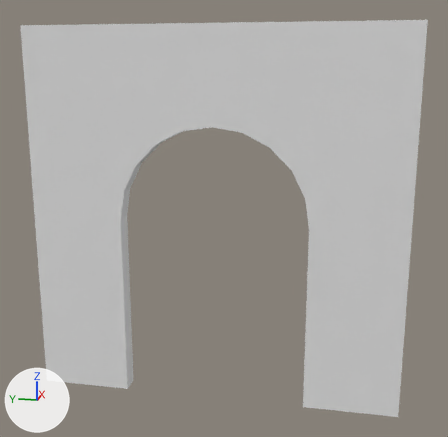
Before and after pictures for a commit that changed the Blender file Assets/Meshes/Church/Front Door 4x4x0_2.blend.
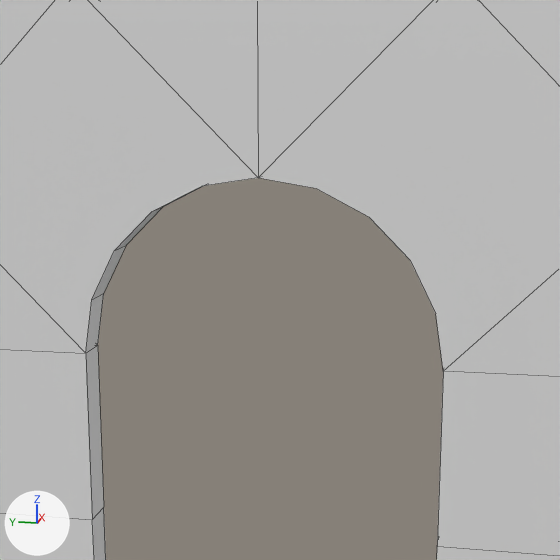
There are two pictures of each version: one whole from a camera (50 mm lens) standing at (-6.12, 0.65, 3.6) and looking at (0.13, 1.9, 2.03), one close up on the part from 17% to 83% of the width and 8% to 75% of the height. The axes (+X, +Y, +Z) are drawn at lower left. The lights are the same throughout. The close-ups show mesh edges as thin lines. The same objects are shown in both versions, whatever each file hides.

Script lines for the objects in view, before the commit:
```python
me_lod_a_front_door_4x4x0_2 = bpy.data.meshes.new('LOD A Front Door 4x4x0_2')
me_lod_a_front_door_4x4x0_2.from_pydata(...)  # 72 vertices, 56 faces; spans x 0.0..0.2, y 0.0..4.0, z 0.0..4.0
ob_lod_a_front_door_4x4x0_2 = bpy.data.objects.new('LOD A Front Door 4x4x0_2', me_lod_a_front_door_4x4x0_2)
ob_lod_a_front_door_4x4x0_2.location = (0.0, 0.0, 0.0)
```
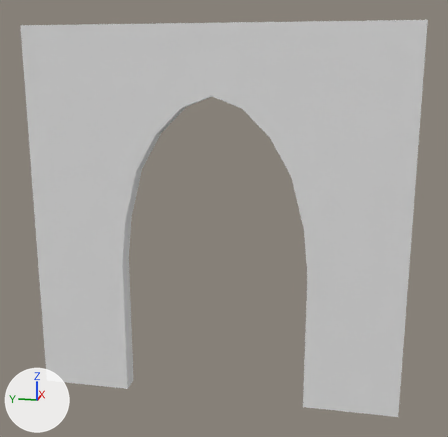
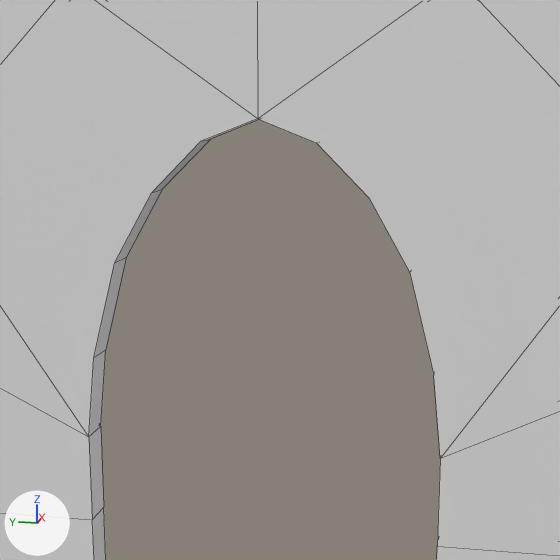
Location of each change, (x1, y1, x2, y2) in pixels of the close-ups (560 x 560 px; the box of a moved part takes in the faces that stretch with it):
part 1 of me_lod_a_front_door_4x4x0_2, moved or reshaped: before (0, 266, 560, 556); after (0, 306, 560, 556)
part 2 of me_lod_a_front_door_4x4x0_2, moved or reshaped: before (86, 293, 104, 353); after (89, 350, 106, 436)
part 3 of me_lod_a_front_door_4x4x0_2, moved or reshaped: before (92, 246, 126, 299); after (94, 257, 126, 358)
part 4 of me_lod_a_front_door_4x4x0_2, moved or reshaped: before (116, 207, 163, 250); after (115, 189, 162, 262)
part 5 of me_lod_a_front_door_4x4x0_2, moved or reshaped: before (0, 0, 560, 371); after (0, 0, 560, 459)
part 6 of me_lod_a_front_door_4x4x0_2, moved or reshaped: before (88, 0, 433, 178); after (96, 0, 423, 118)

The edits, one by one:
me_lod_a_front_door_4x4x0_2 has 72 vertices, 56 faces and spans x 0.0..0.2, y 0.0..4.0, z 0.0..4.0.
me_lod_a_front_door_4x4x0_2 is used by ob_lod_a_front_door_4x4x0_2; location (0.0, 0.0, 0.0).
me_lod_a_front_door_4x4x0_2 part 1: all 8 vertices in x 0.0..0.2, y 1.0..3.0, z 2.0 are moved by (0.0, 0.0, -0.49).
me_lod_a_front_door_4x4x0_2 part 2: all 4 vertices in x 0.0..0.2, y 1.05..2.95, z 2.31 are moved by (0.0, 0.0, -0.33).
me_lod_a_front_door_4x4x0_2 part 3: all 4 vertices in x 0.0..0.2, y 1.19..2.81, z 2.59 are moved by (0.0, 0.0, -0.07).
me_lod_a_front_door_4x4x0_2 part 4: all 4 vertices in x 0.0..0.2, y 1.41..2.59, z 2.81 are moved by (0.0, 0.0, 0.1).
me_lod_a_front_door_4x4x0_2 part 5: all 4 vertices in x 0.0..0.2, y 1.69..2.31, z 2.95 are moved by (0.0, 0.0, 0.23).
me_lod_a_front_door_4x4x0_2 part 6: all 6 vertices in x 0.0..0.2, y 2.0, z 3.0 are moved by (0.0, 0.0, 0.31).
